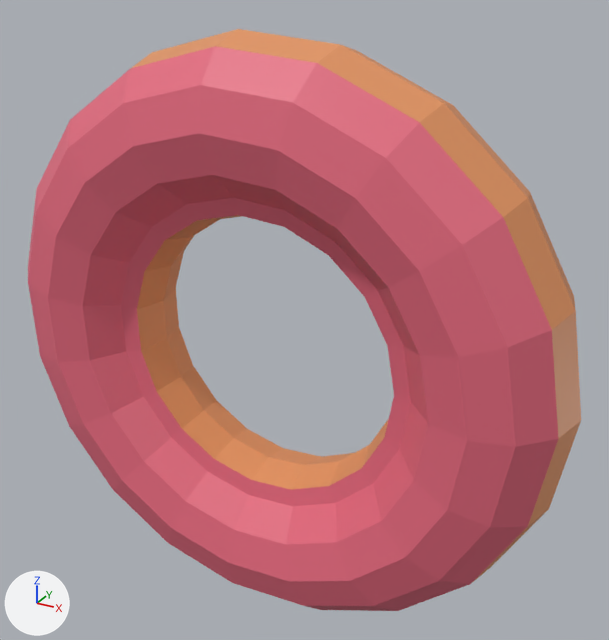
The Blender file Racing Car/Assets/donut.blend: old version first, new version second.
The view is the same before and after, from a 50 mm lens placed at (1.115, -1.844, 1.024), pointed at (0.064, 0.066, 0.068). The lights are fixed; the arrows at lower left show +X, +Y and +Z. The same objects are shown in both versions, whatever each file hides.
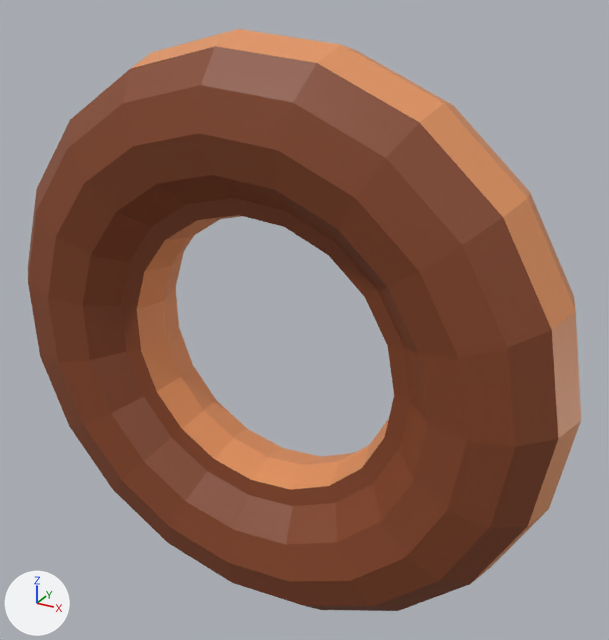
Boxes (x1, y1, x2, y2) around the edits, measured in the pictures (609 x 640 px):
'Torus.001', recoloured (red to brown)
    both: (28, 43, 561, 611)

Edits to the bpy script that builds the scene:
```text
Change mat_material_003:
    mat_material_003.base_color: (0.8, 0.147, 0.215) -> (0.242, 0.061, 0.0201)  # red #e76b80 -> brown #874627
```
